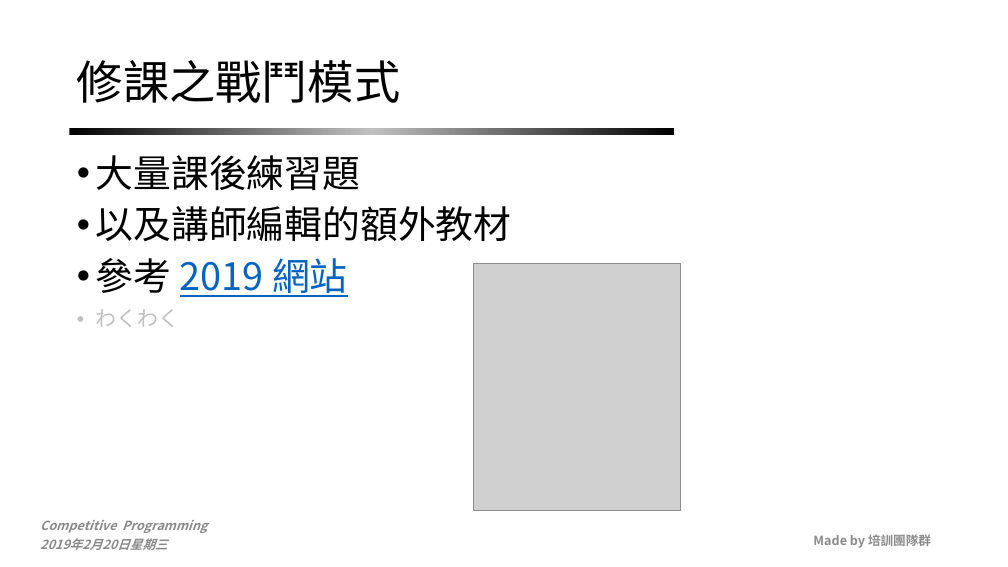
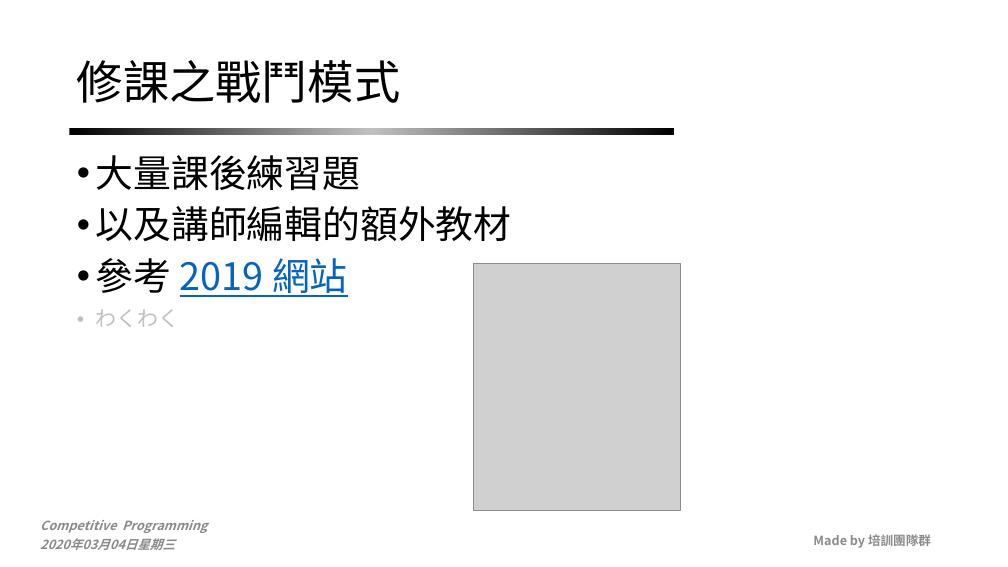
Before and after one commit to NCKUACM-Notes/nckuacm.github.io, a slide deck: slide 7 of 2020/slides/week1_1.pptx. Drawn at 1008x567 pixels with LibreOffice and Linux fonts; fonts in the diff are those of the drawing; grey boxes stand for pictures; background and template pictures are left out. Boxes give left, top, right and bottom in pixels: in the first picture for what was removed or moved away, otherwise in the second. Text is boxed around its words. In the diff, an @@ line names an element or a change of style, - is before the commit and + after.

```diff
--- a/2020/slides/week1_1.pptx
+++ b/2020/slides/week1_1.pptx
@@ text at (x1=40, y1=538, x2=175, y2=550): text changed @@
-2019年2月20日星期三
+2020年03月04日星期三
```
Also in this commit, not shown: 20 other slides changed, 1 other file.
